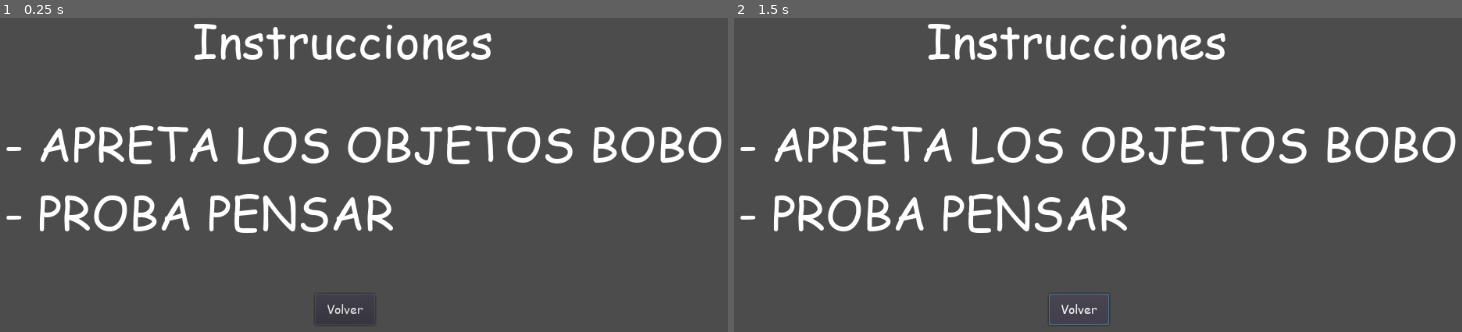
Above: before the commit, frames 1-2 (left to right).
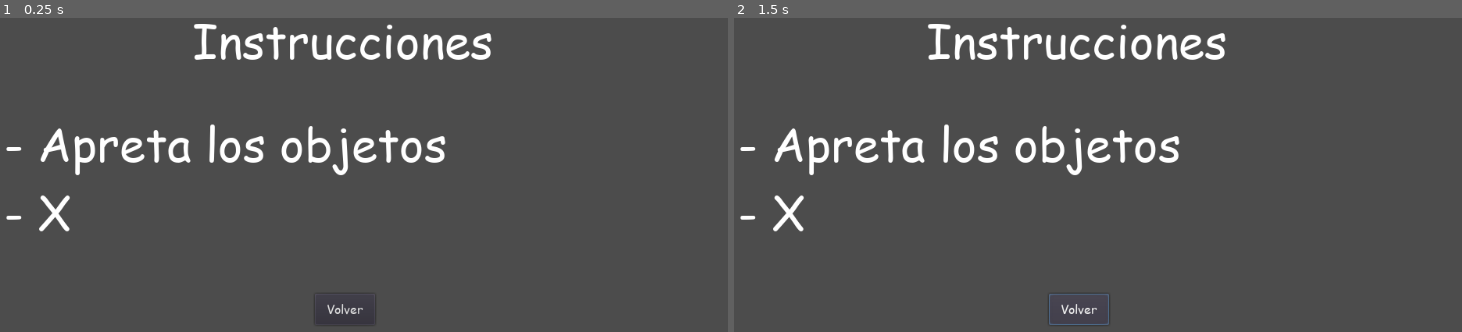
Above: after the commit, the same moments.

Repository: Keykor/DEU-educational-game
Game: Godot game, scene res://Scenes/Guide.tscn
The game is run twice, just before and just after one commit, with the same random seed, the same clock (stepped at 60 frames per second) and the same inputs. This scene is started directly instead of the project's main scene.
Inputs:
- Up to frame 1 (0.25 s): no input
- Up to frame 2 (1.5 s): click "Volver" at 0.5 s; click "Volver" at 1.25 s

The runs differ from the first frame. In frame 1, 7.1% of the frame differs, in the area x 5-100%, y 33-69%; in frame 2, 7.1%.

Commit message:
feat: scene changer

Diff:
--- a/Controller.gd
+++ b/Controller.gd
@@ -1,7 +1,10 @@
 extends Node2D
 
+var active_scene
+
 func _ready():
-	get_node("Timer").start()
+	$Timer.start()
+	active_scene = $Start
 	pass
 
 func _process(delta):
@@ -10,3 +13,10 @@
 func _on_Timer_timeout():
 	print("Se termino el juego bro")
 	pass
+
+func _on_change_scene(scene_name):
+	var next_scene = load("res://Scenes/" + scene_name + ".tscn").instance()
+	add_child(next_scene)
+	active_scene.queue_free()
+	active_scene = next_scene
+	pass
--- a/Controller.tscn
+++ b/Controller.tscn
@@ -12,4 +12,5 @@
 [node name="Timer" parent="." instance=ExtResource( 3 )]
 one_shot = true
 
+[connection signal="change_scene" from="Start" to="." method="_on_change_scene"]
 [connection signal="timeout" from="Timer" to="." method="_on_Timer_timeout"]
--- a/Scenes/Guide.tscn
+++ b/Scenes/Guide.tscn
@@ -28,8 +28,8 @@
 margin_bottom = 379.0
 size_flags_horizontal = 7
 custom_fonts/font = SubResource( 1 )
-text = "- APRETA LOS OBJETOS BOBO
-- PROBA PENSAR"
+text = "- Apreta los objetos
+- X"
 
 [node name="Back" type="Button" parent="."]
 margin_left = 453.0
--- /dev/null
+++ b/Scenes/GuideButton.gd
@@ -0,0 +1,7 @@
+extends Button
+
+func _ready():
+	pass # Replace with function body.
+
+#func _process(delta):
+#	pass
--- /dev/null
+++ b/Scenes/Start.gd
@@ -0,0 +1,12 @@
+extends Node2D
+
+signal change_scene(scene_name)
+
+func _ready():
+	pass
+
+func _on_button_pressed(scene_name):
+	print(scene_name)
+	#EMITIR UNA SEÑAL
+	emit_signal("change_scene", scene_name)
+	pass
--- a/Scenes/Start.tscn
+++ b/Scenes/Start.tscn
@@ -1,6 +1,8 @@
-[gd_scene load_steps=4 format=2]
+[gd_scene load_steps=6 format=2]
 
 [ext_resource path="res://Assets/Fonts/COMIC.TTF" type="DynamicFontData" id=1]
+[ext_resource path="res://Scenes/Start.gd" type="Script" id=2]
+[ext_resource path="res://Scenes/GuideButton.gd" type="Script" id=3]
 
 [sub_resource type="DynamicFont" id=1]
 size = 60
@@ -10,6 +12,7 @@
 font_data = ExtResource( 1 )
 
 [node name="Start" type="Node2D"]
+script = ExtResource( 2 )
 
 [node name="TextureRect" type="TextureRect" parent="."]
 margin_right = 40.0
@@ -25,7 +28,7 @@
 custom_fonts/font = SubResource( 1 )
 text = "Título del juego"
 
-[node name="Start" type="Button" parent="."]
+[node name="StartButton" type="Button" parent="."]
 margin_left = 451.0
 margin_top = 299.0
 margin_right = 528.0
@@ -33,18 +36,22 @@
 custom_fonts/font = SubResource( 2 )
 text = "Empezar"
 
-[node name="Guide" type="Button" parent="."]
+[node name="GuideButton" type="Button" parent="."]
 margin_left = 451.0
 margin_top = 355.0
 margin_right = 528.0
 margin_bottom = 395.0
 custom_fonts/font = SubResource( 2 )
 text = "Cómo jugar"
+script = ExtResource( 3 )
 
-[node name="Configuration" type="Button" parent="."]
+[node name="ConfigurationButton" type="Button" parent="."]
 margin_left = 435.0
 margin_top = 419.0
 margin_right = 563.0
 margin_bottom = 459.0
 custom_fonts/font = SubResource( 2 )
 text = "Configuraciones"
+
+[connection signal="pressed" from="StartButton" to="." method="_on_button_pressed" binds= [ "Start" ]]
+[connection signal="pressed" from="GuideButton" to="." method="_on_button_pressed" binds= [ "Guide" ]]
